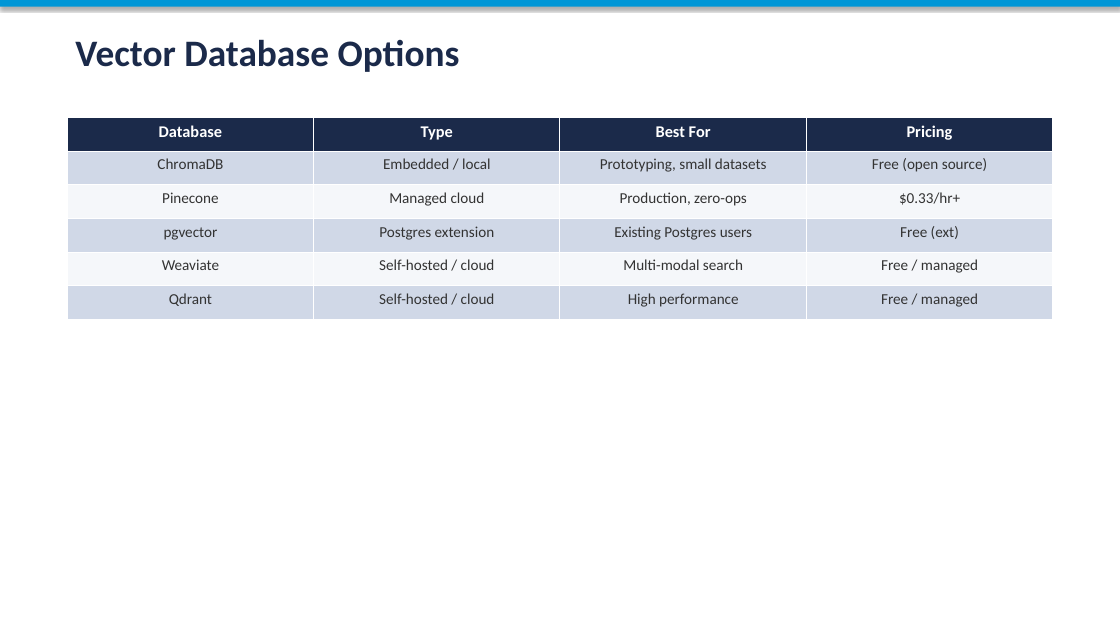
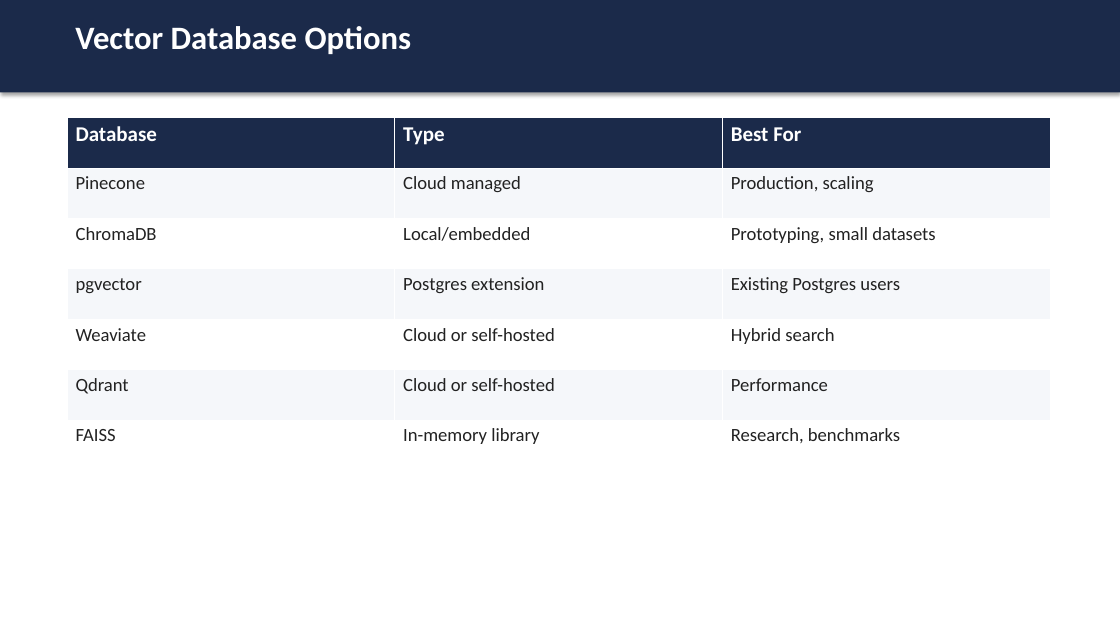
Before and after one commit to toroleapinc/cut-the-crap, a slide deck: slide 5 of developer/session-6/session-6-rag-data.pptx (slide 6 before the commit). Drawn at 1120x630 pixels with LibreOffice and Linux fonts; fonts in the diff are those of the drawing. Boxes give left, top, right and bottom in pixels: in the first picture for what was removed or moved away, otherwise in the second. Text is boxed around its words. In the diff, an @@ line names an element or a change of style, - is before the commit and + after.

```diff
--- a/developer/session-6/session-6-rag-data.pptx
+++ b/developer/session-6/session-6-rag-data.pptx
@@ rectangle: place and size @@
-rectangle at (0,0,1120,7)
+rectangle at (0,0,1120,92)
@@ rectangle at (0,0,1120,92): fill #0096D6 to #1B2A4A @@
@@ text "Vector Database Options": place and size @@
-text "Vector Database Options" at (75,39,460,72)
+text "Vector Database Options" at (75,26,412,54)
@@ text "Vector Database Options" at (75,26,412,54): size 32 to 28 pt, text colour #1B2A4A to #FFFFFF @@
@@ table at (67,118,1050,471) @@
-Database | Type | Best For | Pricing
-ChromaDB | Embedded / local | Prototyping, small datasets | Free (open source)
-Pinecone | Managed cloud | Production, zero-ops | $0.33/hr+
-pgvector | Postgres extension | Existing Postgres users | Free (ext)
-Weaviate | Self-hosted / cloud | Multi-modal search | Free / managed
-Qdrant | Self-hosted / cloud | High performance | Free / managed
+Database | Type | Best For
+Pinecone | Cloud managed | Production, scaling
+ChromaDB | Local/embedded | Prototyping, small datasets
+pgvector | Postgres extension | Existing Postgres users
+Weaviate | Cloud or self-hosted | Hybrid search
+Qdrant | Cloud or self-hosted | Performance
+FAISS | In-memory library | Research, benchmarks
```
Also in this commit, not shown: 1 other slide changed, 11 slides added, 12 slides removed, 7 other files.
